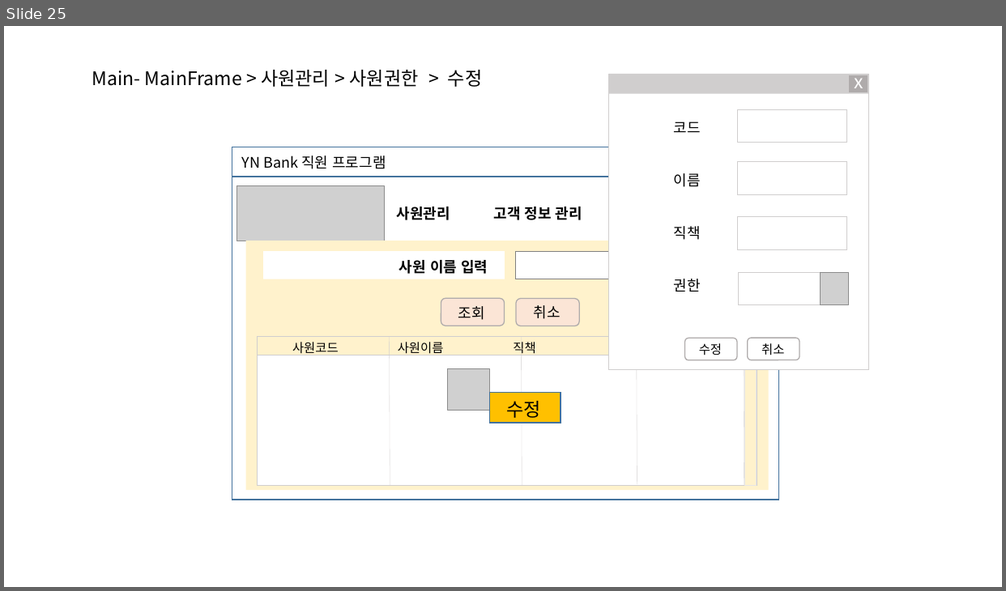
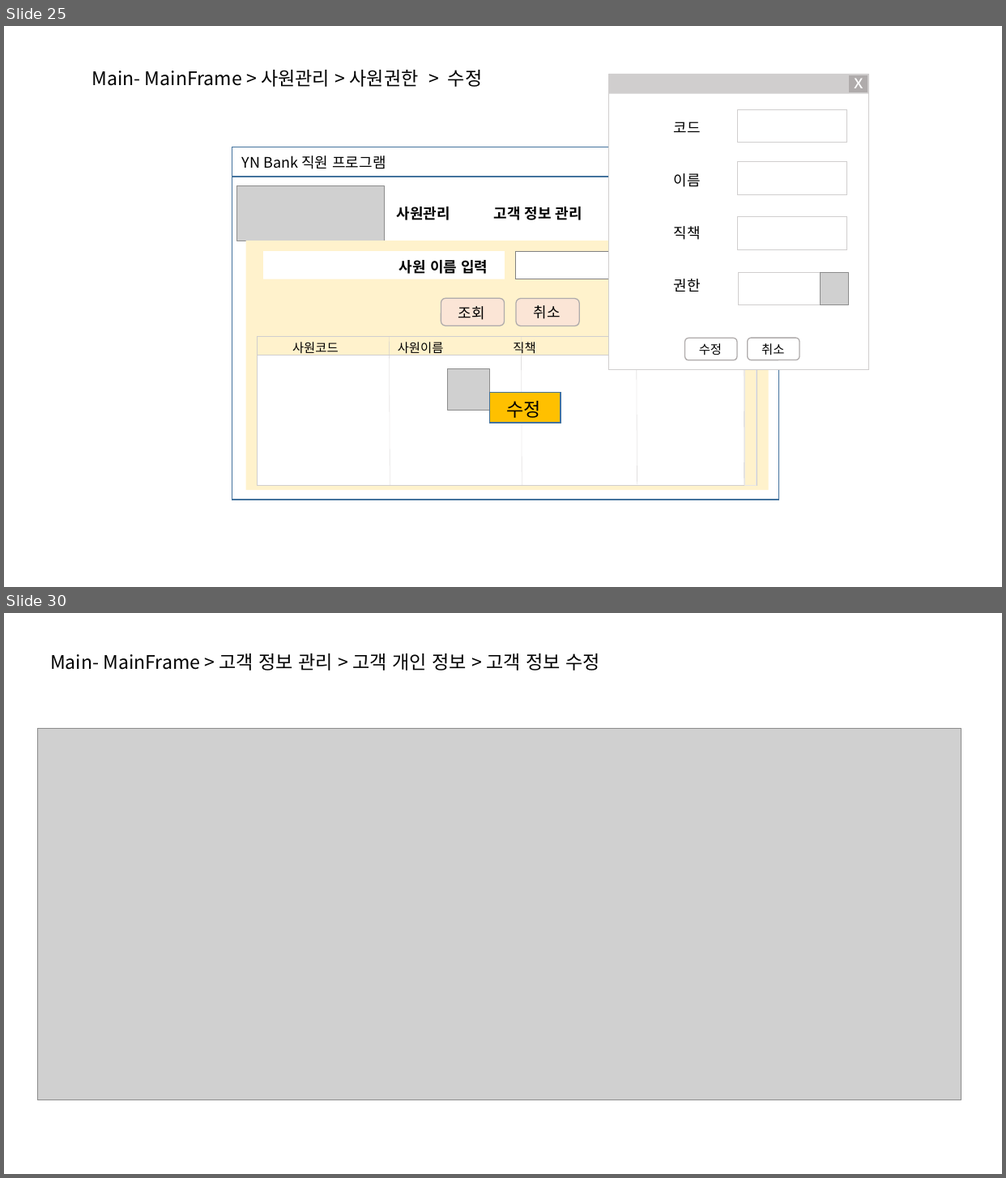
Before and after one commit to DaeguIT-MinSuKim/yi_java3st_2team, a slide deck: file/NEW UI 설계화면.pptx. Shown one above the other, each under a label of ours: slide 25 before the commit, slides 25 and 30 after it; the slides between them are not shown. The pictures are 1006x591 and 1006x1178 pixels, drawn with LibreOffice and Linux fonts; fonts in the diff are those of the drawing; grey boxes stand for pictures; background and template pictures are left out. Boxes give left, top, right and bottom in pixels: in the first picture for what was removed or moved away, otherwise in the second. Text is boxed around its words. In the diff, an @@ line names an element or a change of style, - is before the commit and + after.

Commit message:
고객팀 / 1. UI 설계화면 작성 2. 화면 설계 작성 3. 고객개인정보, 상품 추가시 중복체크 기능 추가

```diff
--- a/file/NEW UI 설계화면.pptx
+++ b/file/NEW UI 설계화면.pptx
@@ slide 30 added at (4,613,1002,1174), background #FFFFFF @@
@@ text added at (50,653,600,671), 18 pt, text #000000 @@
+Main- MainFrame > 고객 정보 관리 > 고객 개인 정보 > 고객 정보 수정
@@ picture added at (38,728,961,1101) @@
```
Also in this commit, not shown: 20 other slides added, 11 other files.
